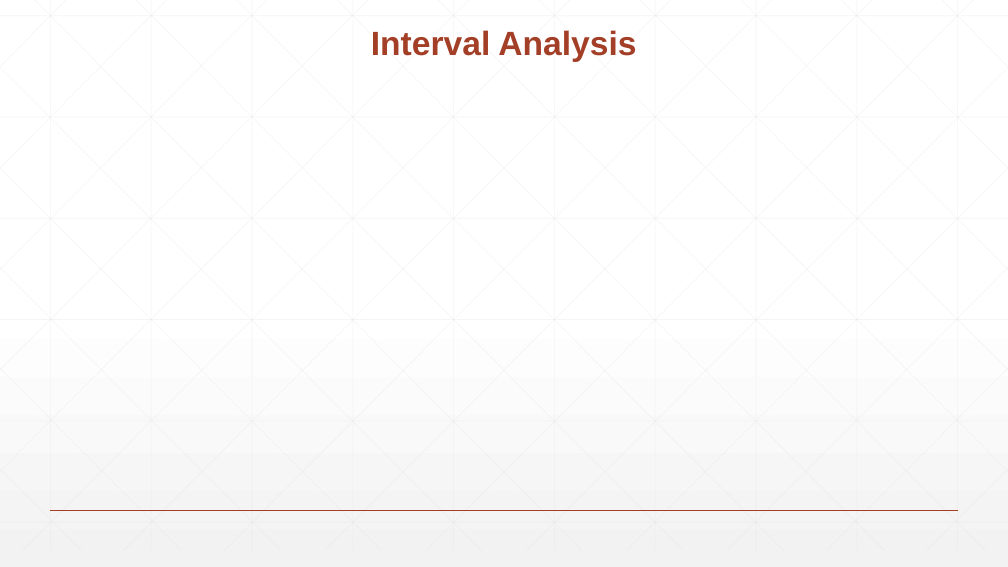
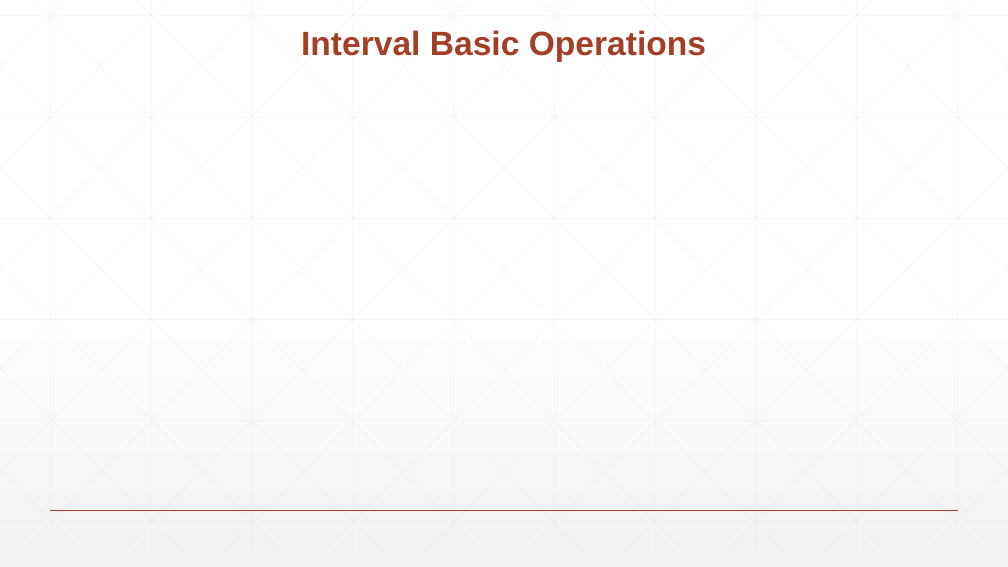
Before and after one commit to knasiotis/postgraduate_thesis, a slide deck: slide 10 of thesis/presentation.pptx (slide 7 before the commit). Drawn at 1008x567 pixels with LibreOffice and Linux fonts; fonts in the diff are those of the drawing; grey boxes stand for pictures. Boxes give left, top, right and bottom in pixels: in the first picture for what was removed or moved away, otherwise in the second. Text is boxed around its words. In the diff, an @@ line names an element or a change of style, - is before the commit and + after.

```diff
--- a/thesis/presentation.pptx
+++ b/thesis/presentation.pptx
@@ title at (301,30,706,62): text changed @@
-Interval Analysis
+Interval Basic Operations
```
Also in this commit, not shown: 27 other slides changed, 17 slides added, 11 slides removed, 1 other file.
